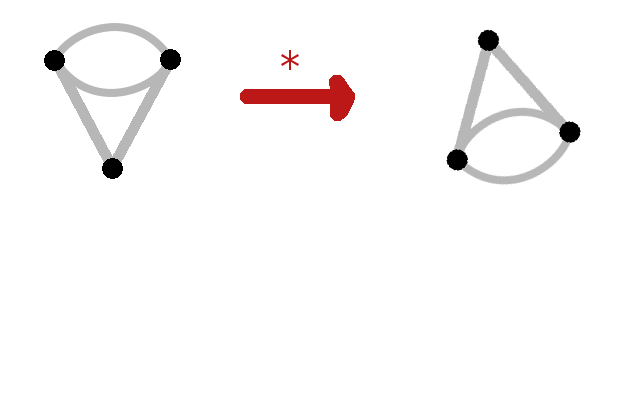
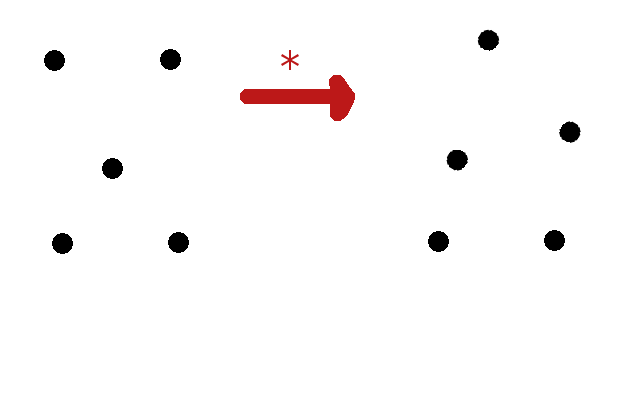
The second 640x400 image is a revision of the first. Changes to its layers:
added layer "Layer #7" above "Layer #8" over [52, 29, 571, 254]
added layer "Layer #8" above "Visible #8" over [57, 50, 64, 68]
hid "4.png" over [52, 23, 571, 254]
hid "Visible #4" over [55, 23, 571, 185]
